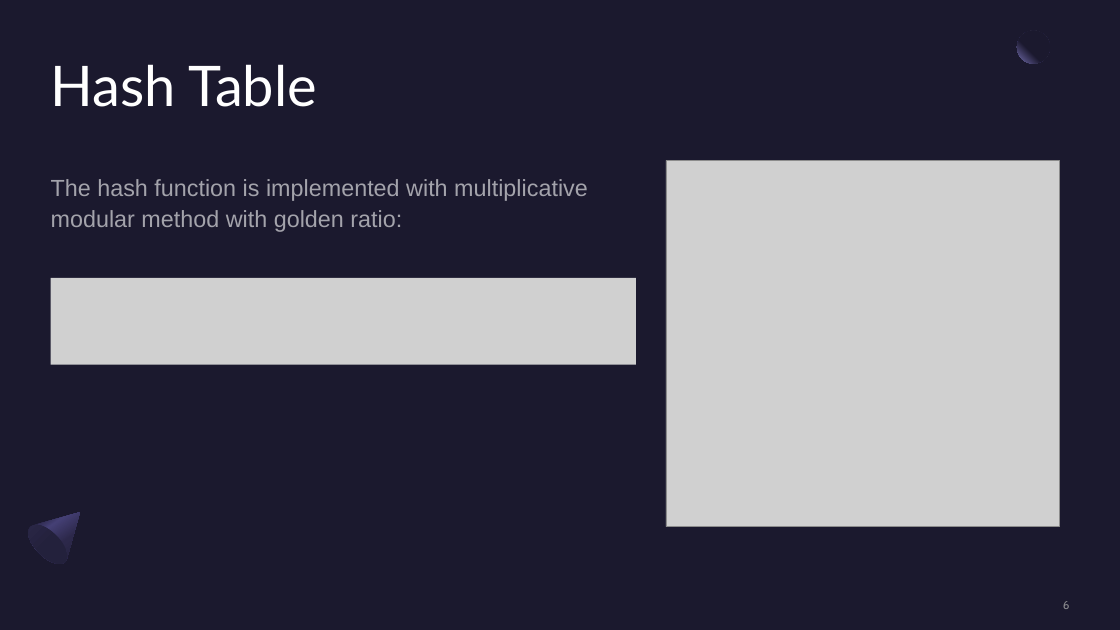
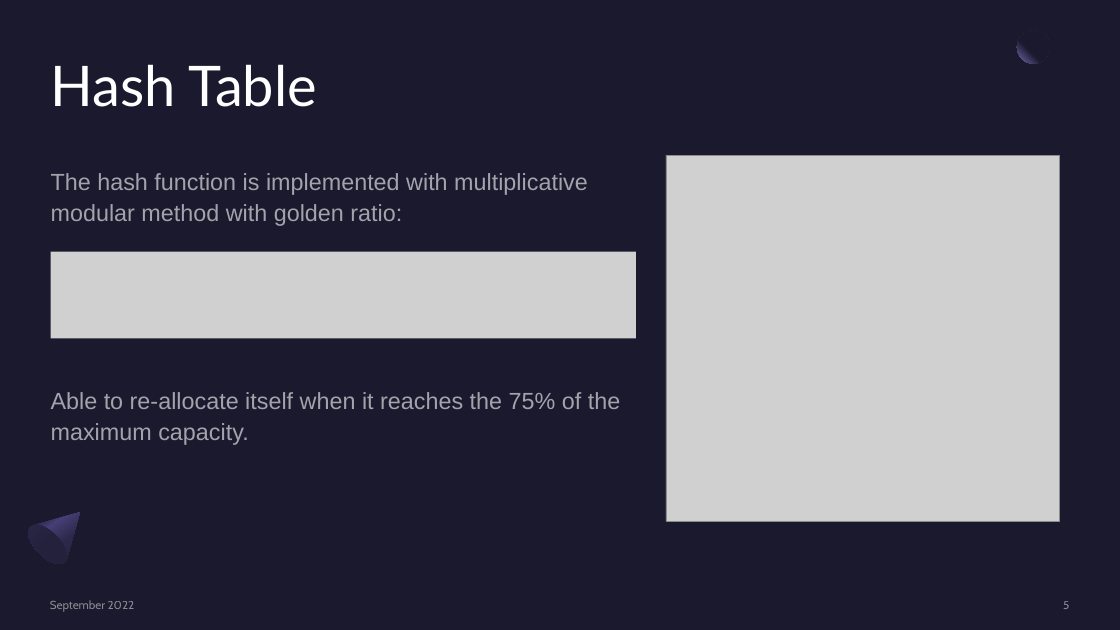
Before and after one commit to Salvo-kun/a-star, a slide deck: slide 5 of presentation/astar_slides.pptx (slide 6 before the commit). Drawn at 1120x630 pixels with LibreOffice and Linux fonts; fonts in the diff are those of the drawing; grey boxes stand for pictures. Boxes give left, top, right and bottom in pixels: in the first picture for what was removed or moved away, otherwise in the second. Text is boxed around its words. In the diff, an @@ line names an element or a change of style, - is before the commit and + after.

```diff
--- a/presentation/astar_slides.pptx
+++ b/presentation/astar_slides.pptx
@@ text "The hash function is implemented ..." moved from (x1=51, y1=179, x2=588, y2=232) to (x1=51, y1=173, x2=588, y2=226) @@
@@ picture moved from (x1=666, y1=160, x2=1060, y2=527) to (x1=666, y1=155, x2=1060, y2=522) @@
@@ picture moved from (x1=50, y1=278, x2=636, y2=365) to (x1=50, y1=252, x2=636, y2=339) @@
@@ text added at (x1=51, y1=392, x2=620, y2=445), 20 pt, text #FFFFFF at 60% opacity @@
+Able to re-allocate itself when it reaches the 75% of the maximum capacity.
@@ text added at (x1=50, y1=600, x2=135, y2=612), 10 pt, text #A6A6A6 at 80% opacity @@
+September 2022
```
Also in this commit, not shown: 24 other slides changed, 6 slides added, 5 slides removed, 3 other files.
